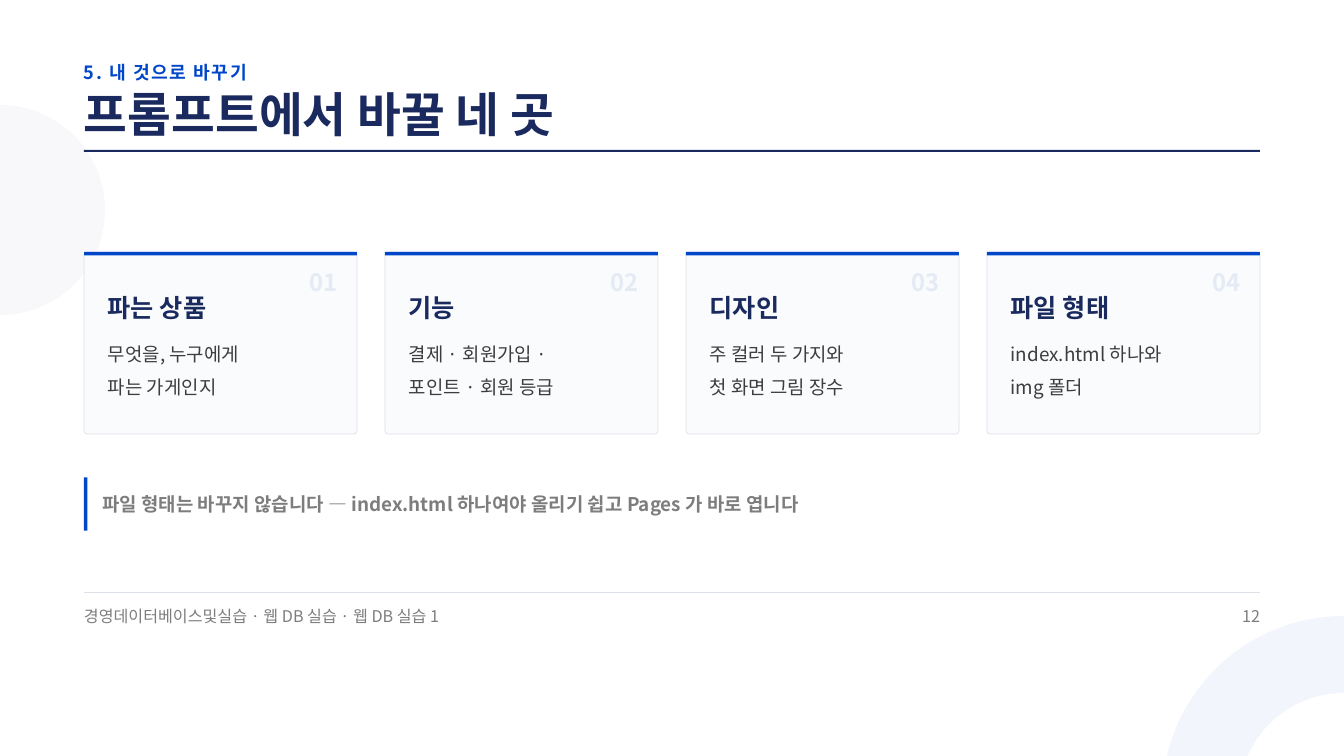
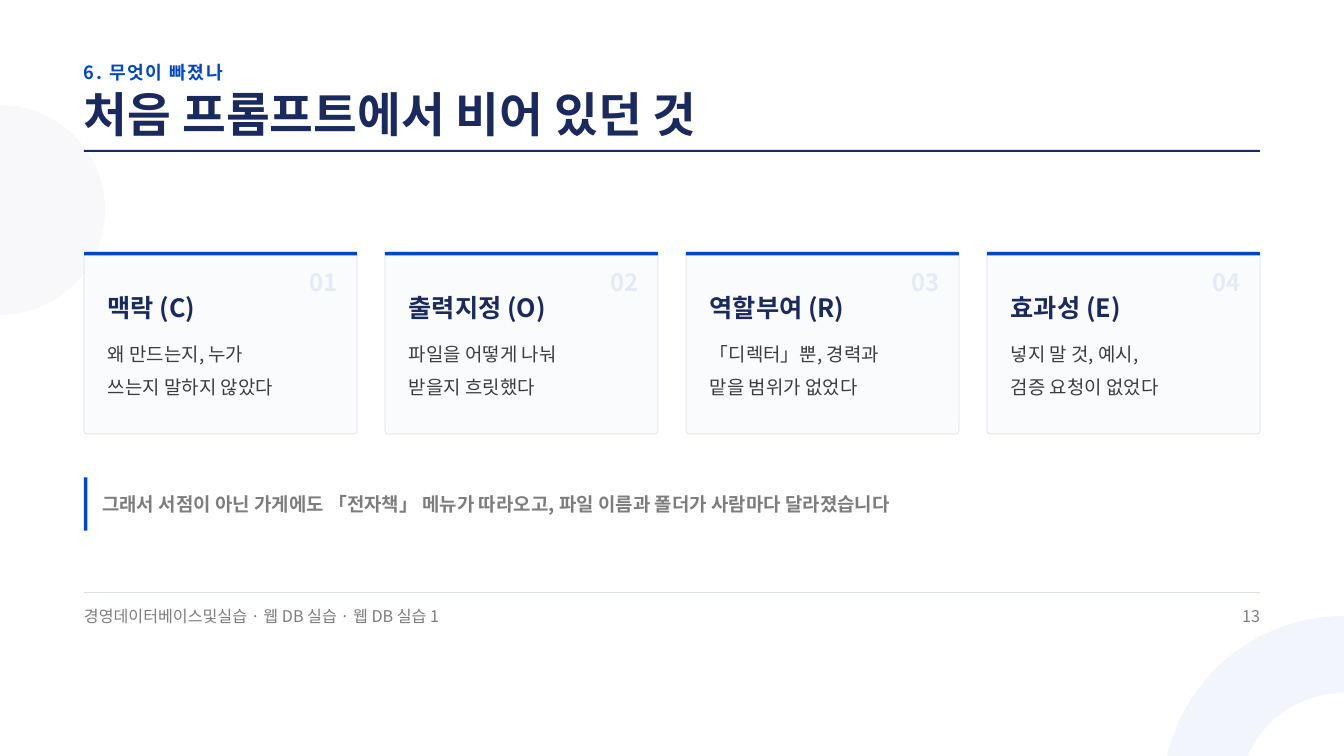
Before and after one commit to jungaistar/materials, a slide deck: slide 13 of koreatech-db/webdb/웹DB실습1_GitHub에_내_쇼핑몰_올리기.pptx (slide 12 before the commit). Drawn at 1344x756 pixels with LibreOffice and Linux fonts; fonts in the diff are those of the drawing. Boxes give left, top, right and bottom in pixels: in the first picture for what was removed or moved away, otherwise in the second. Text is boxed around its words. In the diff, an @@ line names an element or a change of style, - is before the commit and + after.

Commit message:
koreatech-db 웹 DB 실습 강의안(그림 · 프롬프트 · 웹 구조 보강): 웹DB실습1_GitHub에_내_쇼핑몰_올리기.pptx

```diff
--- a/koreatech-db/webdb/웹DB실습1_GitHub에_내_쇼핑몰_올리기.pptx
+++ b/koreatech-db/webdb/웹DB실습1_GitHub에_내_쇼핑몰_올리기.pptx
@@ text at bbox=[84, 63, 223, 81]: text changed @@
-5. 내 것으로 바꾸기
+6. 무엇이 빠졌나
@@ text at bbox=[84, 92, 697, 137]: text changed @@
-프롬프트에서 바꿀 네 곳
+처음 프롬프트에서 비어 있던 것
@@ text at bbox=[108, 296, 273, 396]: text changed @@
-파는 상품
-무엇을, 누구에게
-파는 가게인지
+맥락 (C)
+왜 만드는지, 누가
+쓰는지 말하지 않았다
@@ text at bbox=[409, 296, 557, 396]: text changed @@
-기능
-결제 · 회원가입 ·
-포인트 · 회원 등급
+출력지정 (O)
+파일을 어떻게 나눠
+받을지 흐릿했다
@@ text at bbox=[710, 295, 879, 396]: text changed @@
-디자인
-주 컬러 두 가지와
-첫 화면 그림 장수
+역할부여 (R)
+「디렉터」뿐, 경력과
+맡을 범위가 없었다
@@ text at bbox=[1011, 296, 1158, 396]: text changed @@
-파일 형태
-index.html 하나와
-img 폴더
+효과성 (E)
+넣지 말 것, 예시,
+검증 요청이 없었다
@@ text at bbox=[102, 495, 889, 515]: text changed @@
-파일 형태는 바꾸지 않습니다 — index.html 하나여야 올리기 쉽고 Pages 가 바로 엽니다
+그래서 서점이 아닌 가게에도 「전자책」 메뉴가 따라오고, 파일 이름과 폴더가 사람마다 달라졌습니다
@@ text at bbox=[1242, 610, 1260, 622]: text changed @@
-12
+13
```
Also in this commit, not shown: 21 other slides changed, 17 slides added.
